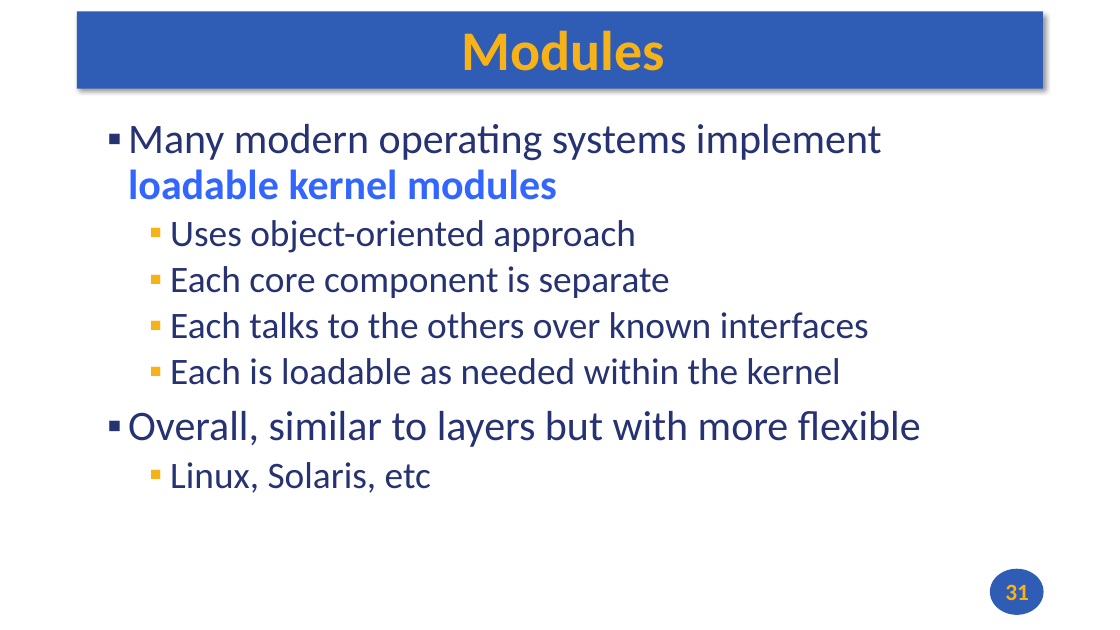
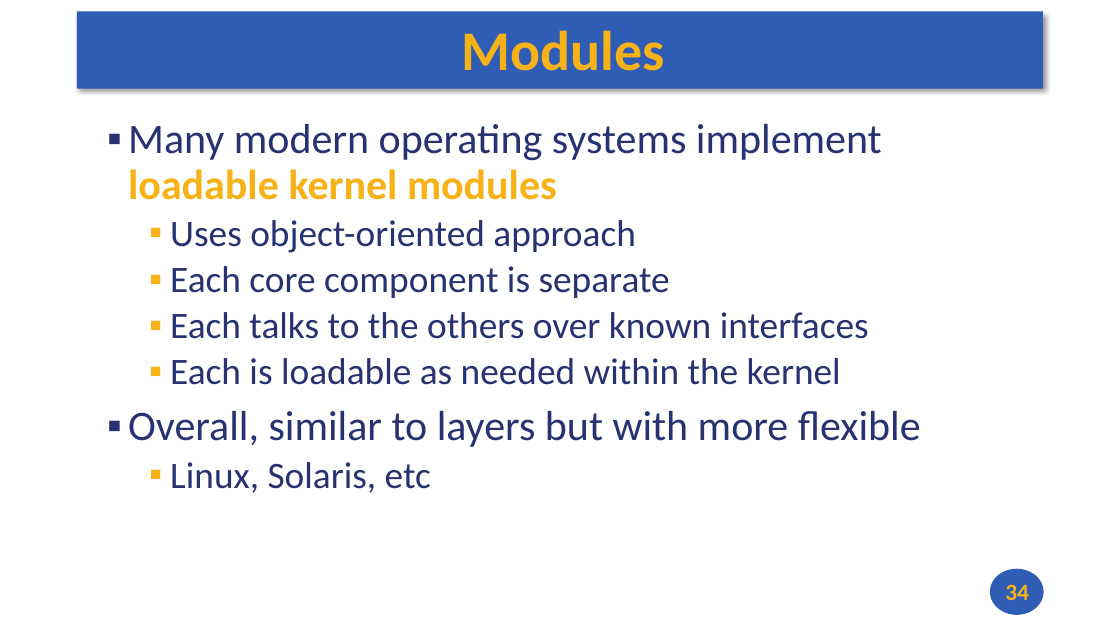
Before and after one commit to andrewt0301/hse-acos-course, a slide deck: slide 34 of docs/part2os/03_SystemCalls/OS_Lecture_03.pptx (slide 31 before the commit). Drawn at 1120x630 pixels with LibreOffice and Linux fonts; fonts in the diff are those of the drawing. Boxes give left, top, right and bottom in pixels: in the first picture for what was removed or moved away, otherwise in the second. Text is boxed around its words. In the diff, an @@ line names an element or a change of style, - is before the commit and + after.

```diff
--- a/docs/part2os/03_SystemCalls/OS_Lecture_03.pptx
+++ b/docs/part2os/03_SystemCalls/OS_Lecture_03.pptx
@@ text at <box>128,124,882,200</box>: text colour #3366FF to #F7B217 in "loadable kernel modules" @@
@@ page number at <box>1005,584,1029,600</box>: text changed @@
-31
+34
```
Also in this commit, not shown: 10 other slides changed, 3 slides added, 1 other file.
